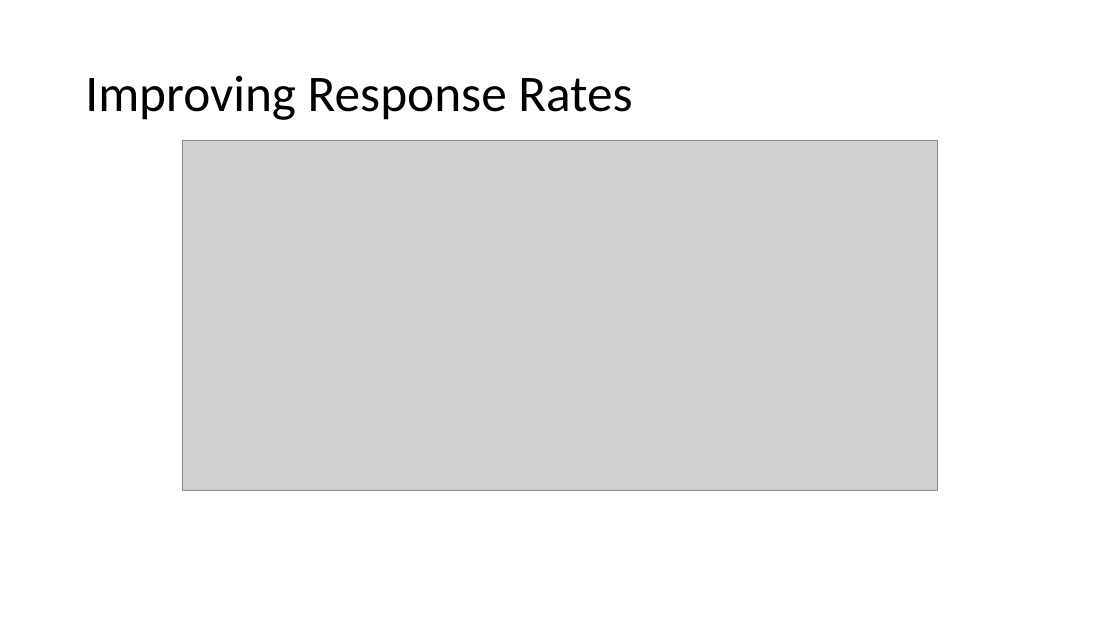
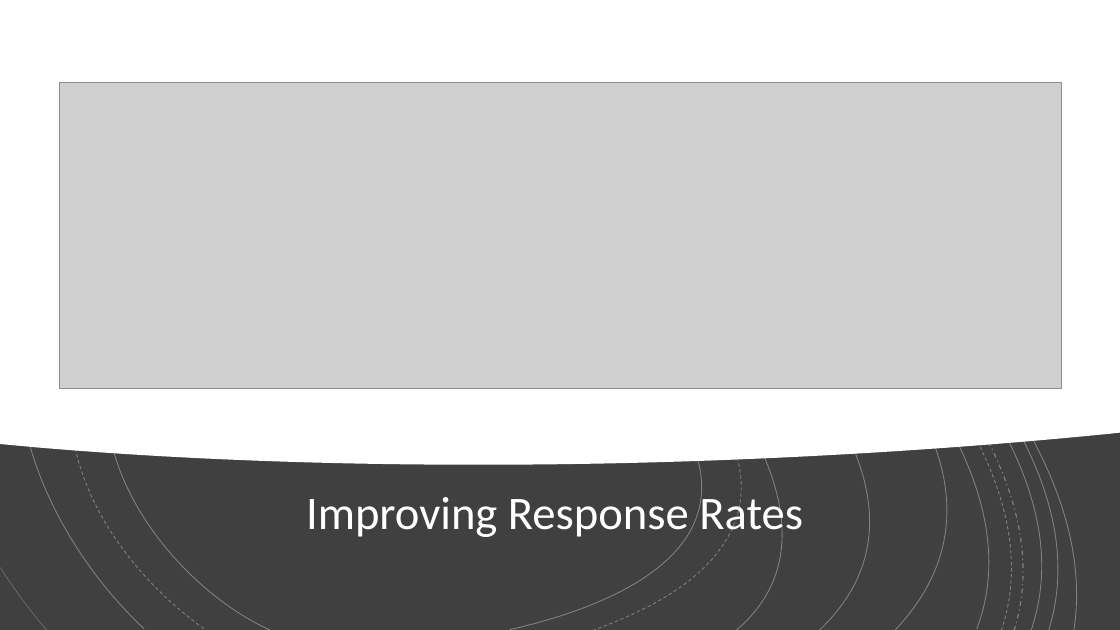
Before and after one commit to mikenguyen13/mar4050, a slide deck: slide 27 of lectures/7/Developing the sampling plan.pptx (slide 17 before the commit). Drawn at 1120x630 pixels with LibreOffice and Linux fonts; fonts in the diff are those of the drawing; grey boxes stand for pictures. Boxes give left, top, right and bottom in pixels: in the first picture for what was removed or moved away, otherwise in the second. Text is boxed around its words. In the diff, an @@ line names an element or a change of style, - is before the commit and + after.

```diff
--- a/lectures/7/Developing the sampling plan.pptx
+++ b/lectures/7/Developing the sampling plan.pptx
@@ rectangle added at [0,0,1120,630], fill #404040 @@
@@ freeform shape added at [0,0,1120,465], fill #FFFFFF @@
@@ group added at [0,0,1120,630]: 15 freeform shapes @@
@@ picture: place and size @@
-picture at [182,140,939,491]
+picture at [59,82,1062,388]
@@ title "Improving Response Rates": place and size @@
-title "Improving Response Rates" at [85,75,632,120]
+title "Improving Response Rates" at [306,490,803,541]
@@ title "Improving Response Rates" at [306,490,803,541]: size 44 to 40 pt, text colour #000000 to #FFFFFF; alignment left to centre @@
```
Also in this commit, not shown: 17 other slides changed, 13 slides added, 5 other files.
